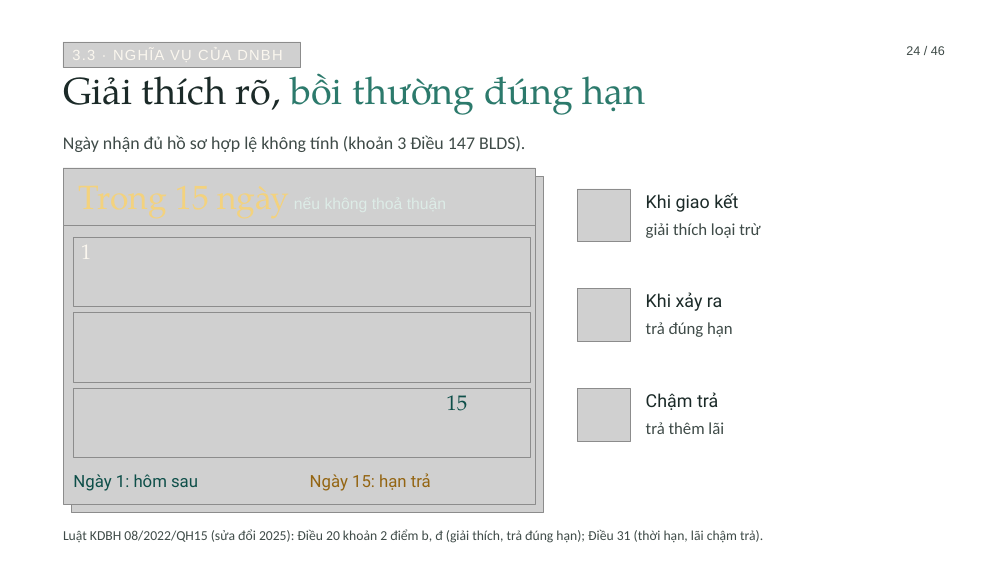
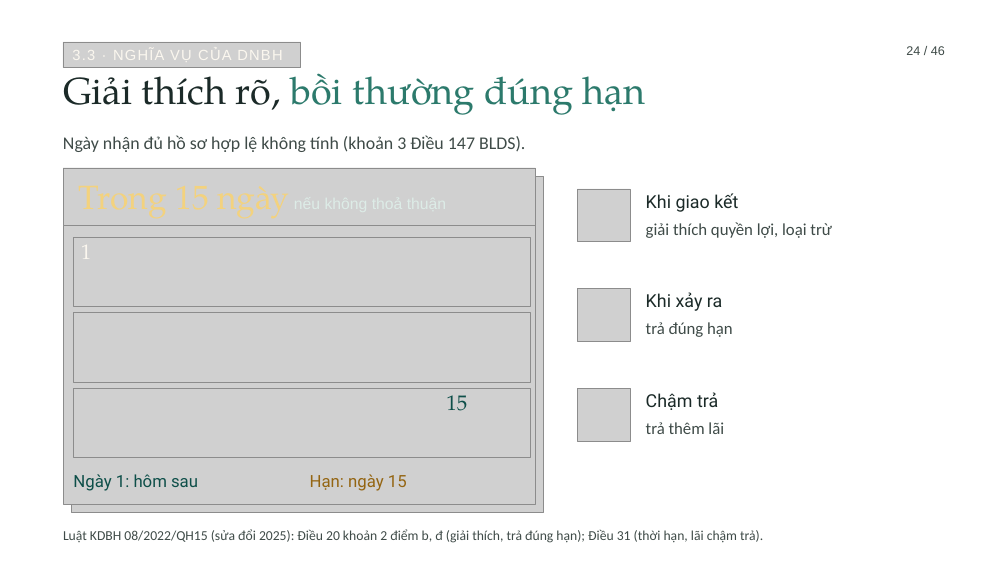
Before and after one commit to tranquanghaofake-dotcom/Law, a slide deck: slide 24 of docs/bai/ch3-bao-hiem-thuong-mai/bao-hiem-thuong-mai.pptx. Drawn at 1008x567 pixels with LibreOffice and Linux fonts; fonts in the diff are those of the drawing; grey boxes stand for pictures; background and template pictures are left out. Boxes give left, top, right and bottom in pixels: in the first picture for what was removed or moved away, otherwise in the second. Text is boxed around its words. In the diff, an @@ line names an element or a change of style, - is before the commit and + after.

```diff
--- a/docs/bai/ch3-bao-hiem-thuong-mai/bao-hiem-thuong-mai.pptx
+++ b/docs/bai/ch3-bao-hiem-thuong-mai/bao-hiem-thuong-mai.pptx
@@ text at (x1=646, y1=222, x2=832, y2=238): text changed @@
-giải thích loại trừ
+giải thích quyền lợi, loại trừ
@@ text at (x1=310, y1=474, x2=407, y2=491): text changed @@
-Ngày 15: hạn trả
+Hạn: ngày 15
```
Also in this commit, not shown: 3 other slides changed, 4 other files.
